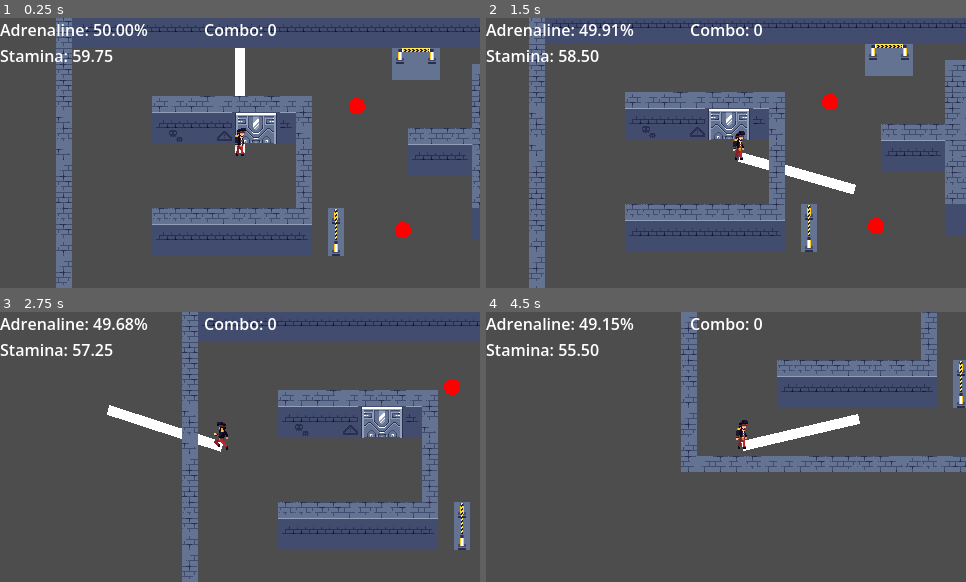
Above: before the commit, frames 1-4 (two rows, left to right).
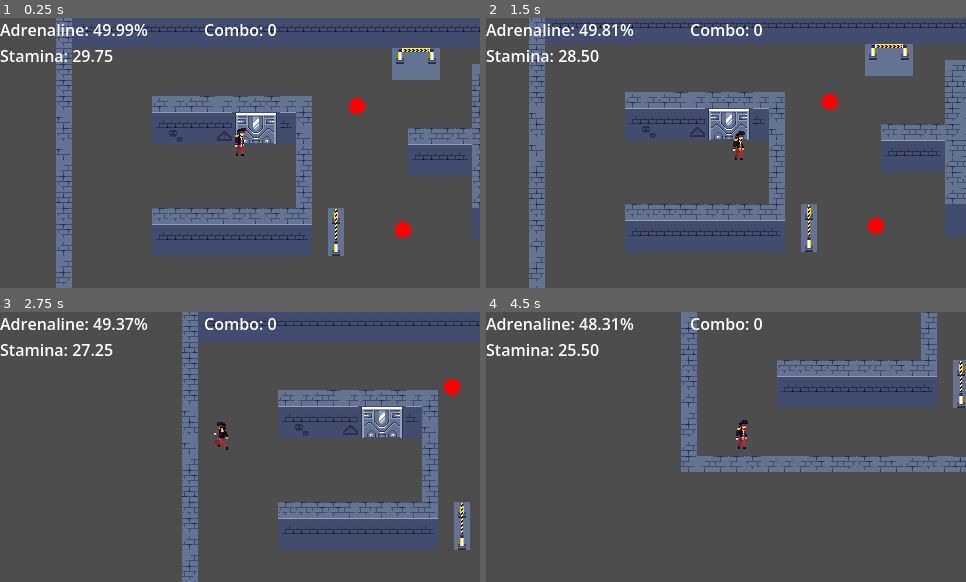
Above: after the commit, the same moments.

Repository: Kapcpa/gmtk-gamejam-2026
Game: Godot game, scene res://scenes/level0.tscn
Two runs of this game, one before a commit and one after it. Both use one fixed random seed, a clock stepped at 60 frames per second and the inputs below.
Inputs (mouse positions are in pixels of both pictures, inside the frame that each line leads up to):
- Up to frame 1 (0.25 s): no input
- Up to frame 2 (1.5 s): move the mouse to (702, 207) at 0.52 s; hold Right mouse button (throw) 0.53-1.28 s; hold W (up) from 0.53 s (still down); move the mouse to (870, 193) at 1.27 s; click (870, 193) at 1.35 s
- Up to frame 3 (2.75 s): right-click (384, 487) at 1.55 s; move the mouse to (96, 406) at 2.02 s; release W (up) at 2.03 s; hold A (left) from 2.03 s (still down); hold Right mouse button (throw) from 2.03 s (still down); tap Space (dash) at 2.1 s
- Up to frame 4 (4.5 s): move the mouse to (750, 447) at 2.77 s; release Right mouse button (throw) at 2.78 s; right-click (750, 447) at 2.85 s; move the mouse to (654, 379) at 3.52 s; release A (left) at 3.53 s; hold S (down) 3.53-4.28 s; hold Right mouse button (throw) 3.53-4.28 s; move the mouse to (831, 433) at 4.27 s; hold D (right) from 4.28 s (still down); click (831, 433) at 4.35 s

The runs differ from the first frame. In frame 1, 0.6% of the frame differs, in the area x 15-52%, y 2-50%; in frame 2, 0.9%; in frame 3, 0.9%; in frame 4, 1.1%, in the area x 15-78%, y 2-52%.

Commit message:
adrenaline system further works

Diff:
--- a/scenes/player.tscn
+++ b/scenes/player.tscn
@@ -404,4 +404,5 @@
 collision_mask = 4
 
 [node name="debug_throw" type="Line2D" parent="throw_hitbox" unique_id=1014247595]
+visible = false
 points = PackedVector2Array(0, 0, 0, 0)
--- a/scripts/game_manager.gd
+++ b/scripts/game_manager.gd
@@ -9,7 +9,7 @@
 const SHAKE_STRENGTH_CONST: float = 5.0
 
 const STAMINA = [
-	120.0,
+	30.0,
 	60.0
 ]
 
@@ -23,8 +23,8 @@
 var combo_count: int = 0
 var combo_time_left: float = 0.0
 var adrenaline: float = 50.0
-var stamina_left: float = STAMINA[1]
-var stamina_start: float = STAMINA[1]
+var stamina_left: float = STAMINA[0]
+var stamina_start: float = STAMINA[0]
 
 func _process(delta: float) -> void:
 	stamina_left -= delta
@@ -34,10 +34,7 @@
 		if combo_time_left <= 0.0:
 			reset_combo()
 
-	adrenaline += combo_count * 3 * delta
-
-	if combo_count <= 0:
-		adrenaline -= 5 * delta * (1.0 - stamina_left/stamina_start)
+	adrenaline -= 5 * delta * (1.0 - stamina_left/stamina_start)
 
 	stamina_left = clamp(stamina_left, 0.0, stamina_start)
 	adrenaline = clamp(adrenaline, 0.0, 100.0)
@@ -56,6 +53,7 @@
 	combo_time_left = COMBO_WINDOW
 	_apply_shake(3, 10)
 	combo_updated.emit(combo_count)
+	_boost_adrenaline(2)
 
 func on_player_dodged_a_bullet() -> void:
 	Engine.time_scale = 0.3
@@ -63,6 +61,7 @@
 	combo_count += 1
 	combo_time_left = COMBO_WINDOW
 	combo_updated.emit(combo_count)
+	_boost_adrenaline(0.5)
 
 func reset_combo() -> void:
 	if combo_count > 0:
@@ -88,3 +87,6 @@
 func _apply_shake(strength, speed) -> void:
 	shake_strength = strength
 	shake_fade_out_speed = speed
+
+func _boost_adrenaline(intensity):
+	adrenaline += combo_count * intensity
--- a/scripts/transition_manager.gd
+++ b/scripts/transition_manager.gd
@@ -1,13 +1,19 @@
 extends CanvasLayer
 
 @onready var color_rect: ColorRect = $ColorRect
+
+var level_number: int = 0
 
 func transition_to(scene_path: String) -> void:
 	var tween = create_tween()
 	tween.tween_property(color_rect, "color:a", 1.0, 0.5)
 	await tween.finished
 
+	level_number += 1
 	get_tree().change_scene_to_file(scene_path)
+	GameManager.stamina_left = GameManager.STAMINA[level_number]
+	GameManager.stamina_start = GameManager.STAMINA[level_number]
+	GameManager.adrenaline = 50.0
 
 	var tween_back = create_tween()
 	tween_back.tween_property(color_rect, "color:a", 0.0, 0.5)
